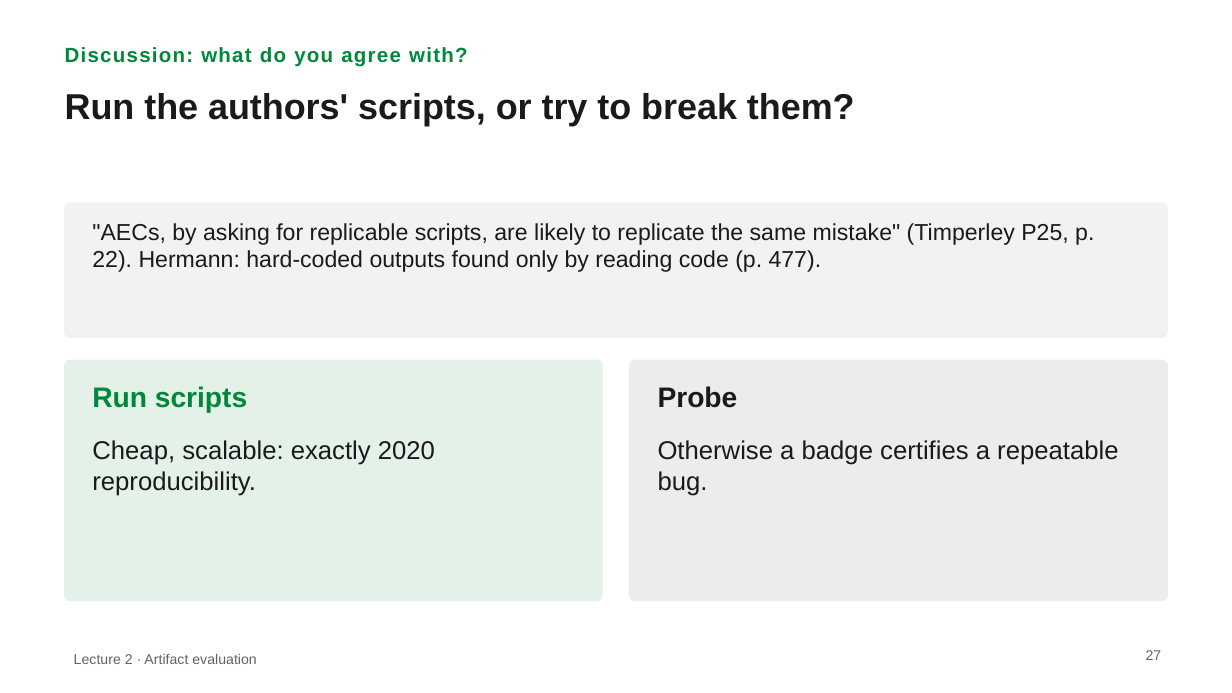
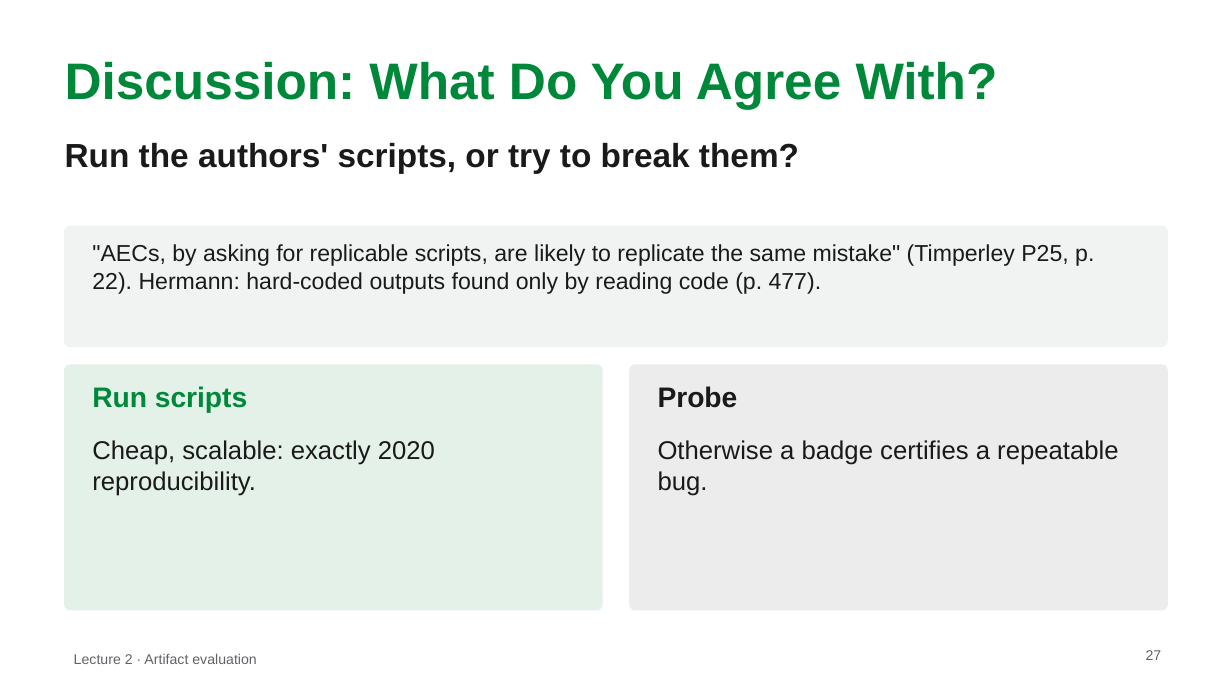
Before and after one commit to MarkAndreDuesing/Reprod_Docs_And_Notes, a slide deck: slide 27 of Vorl_2/slides/lecture2-style-B.pptx. Drawn at 1232x693 pixels with LibreOffice and Linux fonts; fonts in the diff are those of the drawing. Boxes give left, top, right and bottom in pixels: in the first picture for what was removed or moved away, otherwise in the second. Text is boxed around its words. In the diff, an @@ line names an element or a change of style, - is before the commit and + after.

```diff
--- a/Vorl_2/slides/lecture2-style-B.pptx
+++ b/Vorl_2/slides/lecture2-style-B.pptx
@@ text "Discussion: What Do You Agree ..." at bbox=[65, 61, 998, 109]: vertical alignment top to middle @@
@@ text at bbox=[65, 61, 998, 109]: text changed; size 16 to 40 pt @@
-Discussion: what do you agree with?
+Discussion: What Do You Agree With?
@@ text "Run the authors' scripts, or ...": place and size @@
-text "Run the authors' scripts, or ..." at bbox=[65, 93, 855, 126]
+text "Run the authors' scripts, or ..." at bbox=[65, 143, 799, 173]
@@ text "Run the authors' scripts, or ..." at bbox=[65, 143, 799, 173]: size 28 to 26 pt @@
@@ rounded rectangle: place and size @@
-rounded rectangle at bbox=[65, 203, 1167, 337]
+rounded rectangle at bbox=[65, 226, 1167, 347]
@@ rounded rectangle at bbox=[65, 226, 1167, 347]: proportions changed @@
@@ text ""AECs, by asking for replicable ...": place and size @@
-text ""AECs, by asking for replicable ..." at bbox=[92, 223, 1094, 272]
+text ""AECs, by asking for replicable ..." at bbox=[92, 244, 1094, 294]
@@ rounded rectangle: place and size @@
-rounded rectangle at bbox=[65, 360, 603, 601]
+rounded rectangle at bbox=[65, 365, 603, 610]
@@ rounded rectangle: place and size @@
-rounded rectangle at bbox=[630, 360, 1168, 601]
+rounded rectangle at bbox=[630, 365, 1168, 610]
```
Also in this commit, not shown: 26 other slides changed, 2 slides added, 2 slides removed, 2 other files.
